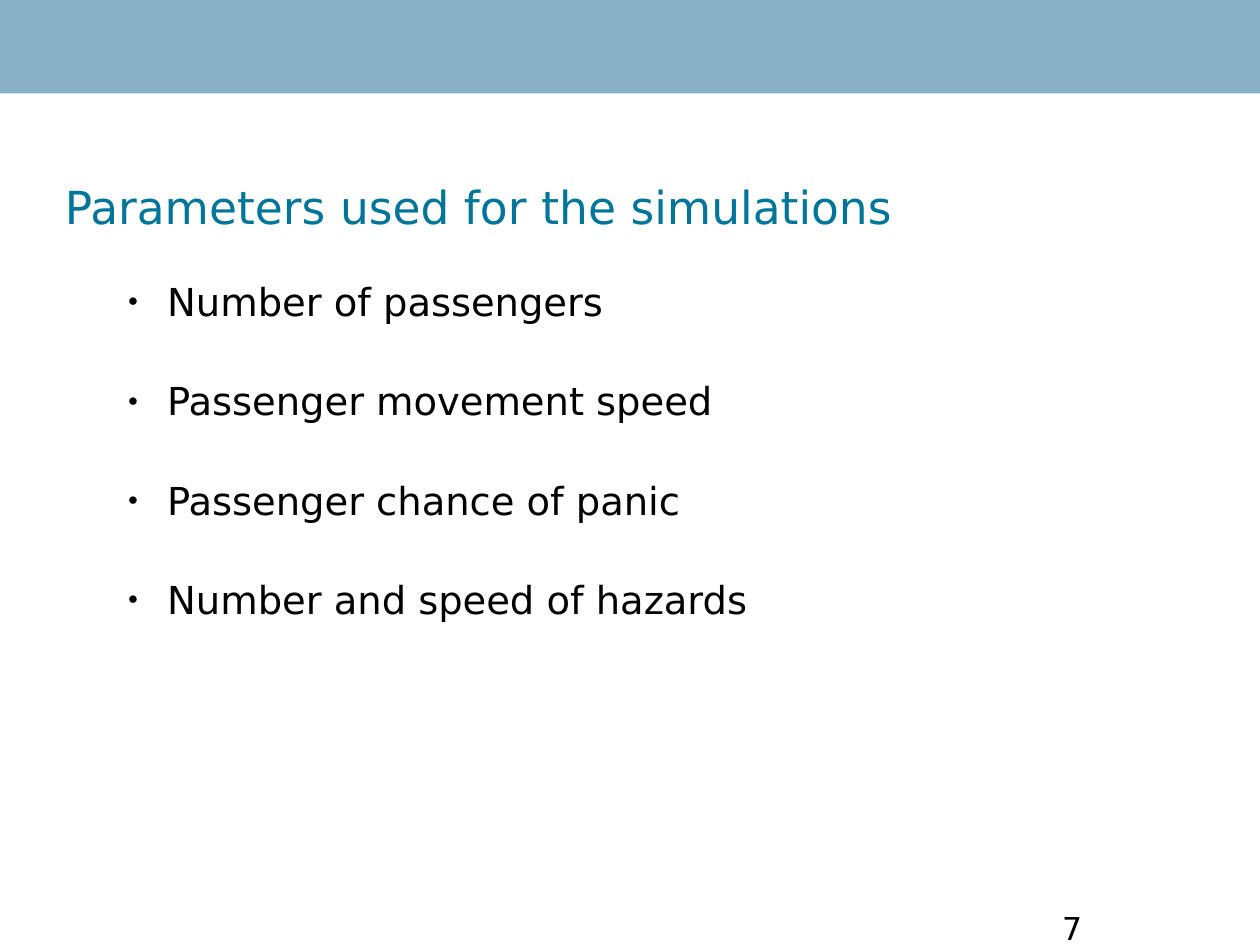
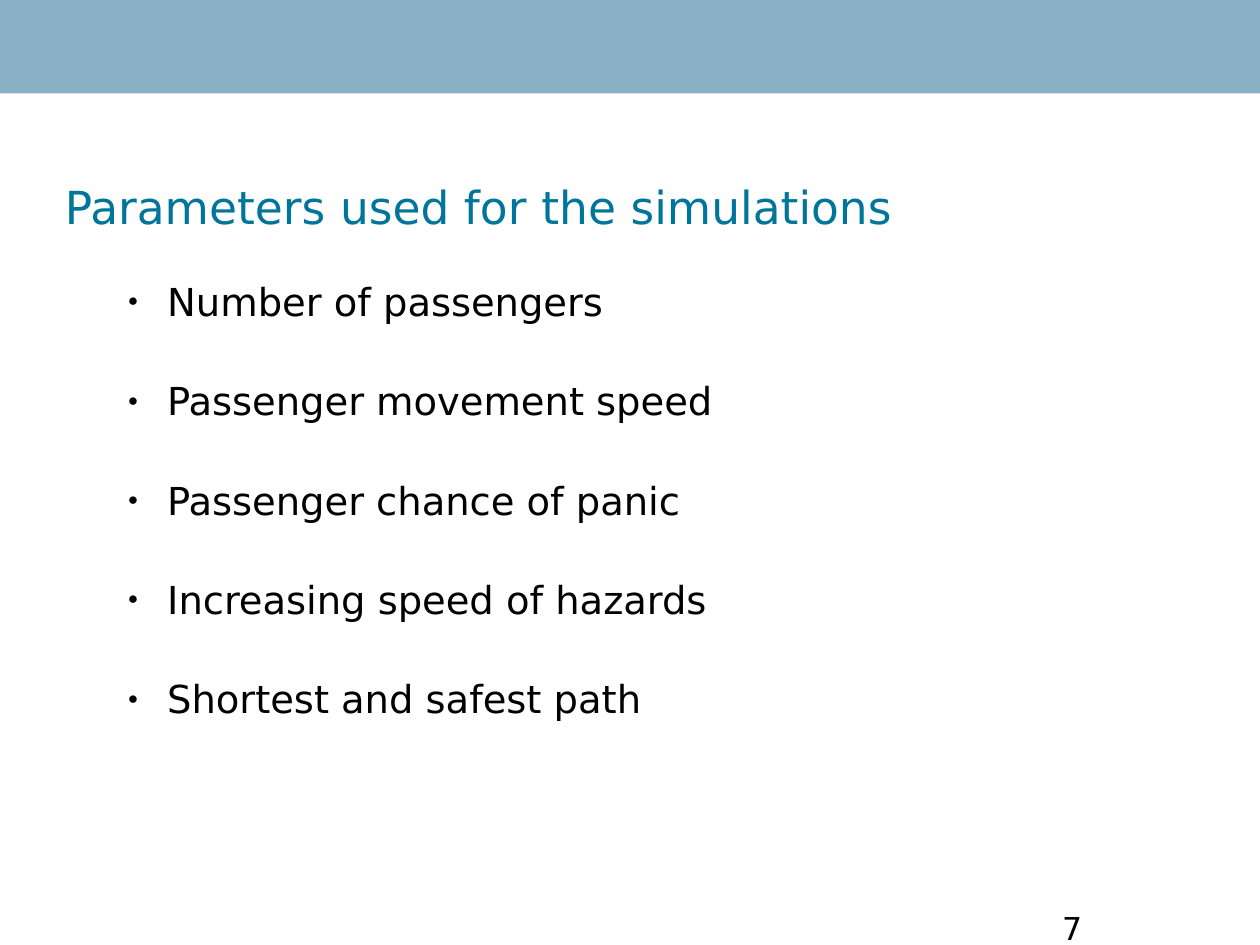
Before and after one commit to Danidude/Master-Thesis, a slide deck: slide 7 of Report/IKT 590 Master Thesis.odp. Drawn at 1260x945 pixels with LibreOffice and Linux fonts; fonts in the diff are those of the drawing; background and template pictures are left out. Boxes give left, top, right and bottom in pixels: in the first picture for what was removed or moved away, otherwise in the second. Text is boxed around its words. In the diff, an @@ line names an element or a change of style, - is before the commit and + after.

```diff
--- a/Report/IKT 590 Master Thesis.odp
+++ b/Report/IKT 590 Master Thesis.odp
@@ text at bbox=[167, 584, 706, 721]: text changed @@
-  ● Number and speed of hazards
+  ● Increasing speed of hazards
+  ● Shortest and safest path
```
Also in this commit, not shown: 2 other slides changed.
